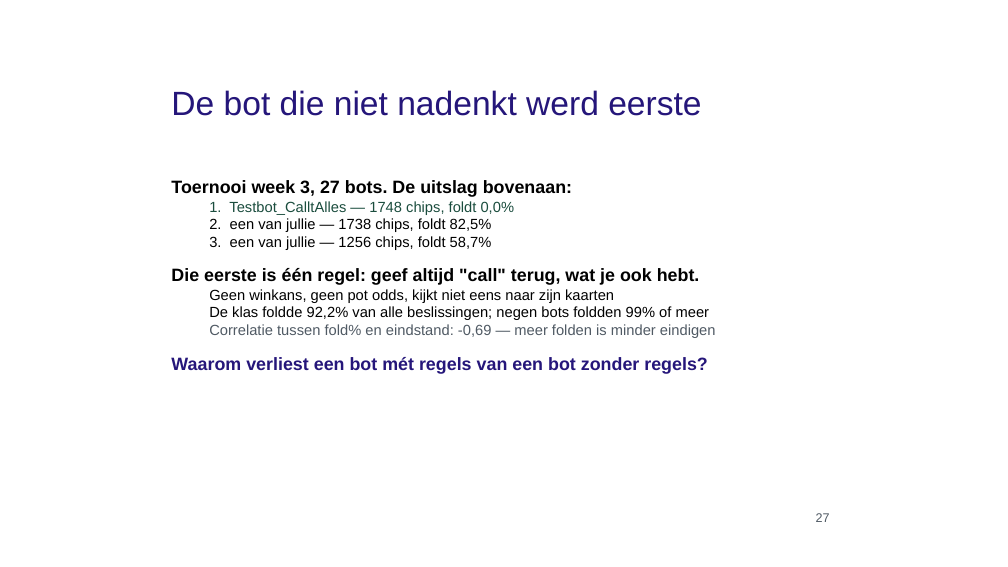
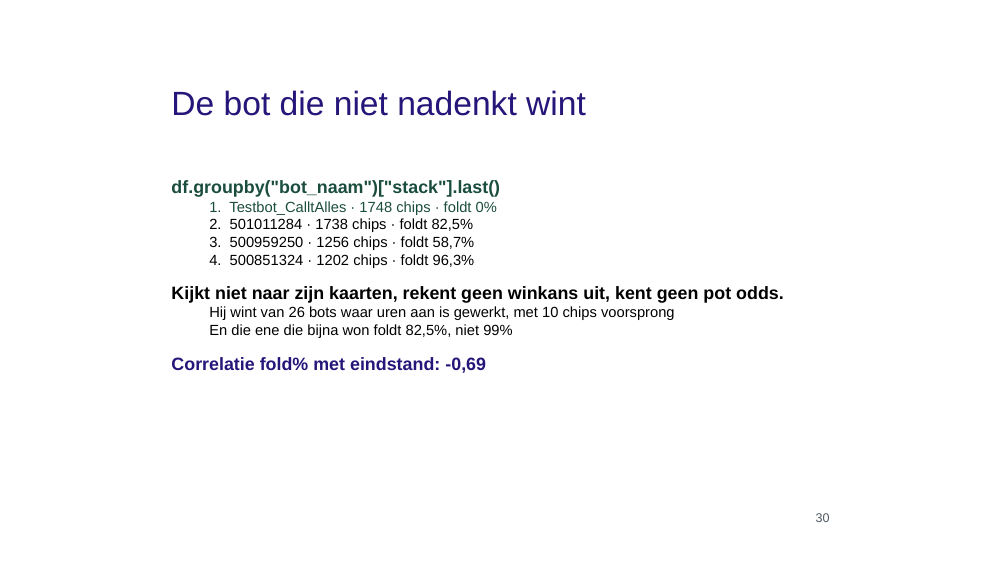
Before and after one commit to finturion/poker-analytics-challenge, a slide deck: slide 30 of powerpoints/hoorcollege/03_Exploring_Manipulating_Data_aangevuld.pptx (slide 27 before the commit). Drawn at 1008x567 pixels with LibreOffice and Linux fonts; fonts in the diff are those of the drawing; background and template pictures are left out. Boxes give left, top, right and bottom in pixels: in the first picture for what was removed or moved away, otherwise in the second. Text is boxed around its words. In the diff, an @@ line names an element or a change of style, - is before the commit and + after.

```diff
--- a/powerpoints/hoorcollege/03_Exploring_Manipulating_Data_aangevuld.pptx
+++ b/powerpoints/hoorcollege/03_Exploring_Manipulating_Data_aangevuld.pptx
@@ text at [171, 90, 586, 116]: text changed @@
-De bot die niet nadenkt werd eerste
+De bot die niet nadenkt wint
@@ text at [171, 180, 784, 373]: text changed @@
-Toernooi week 3, 27 bots. De uitslag bovenaan:
-  1. Testbot_CalltAlles — 1748 chips, foldt 0,0%
-  2. een van jullie — 1738 chips, foldt 82,5%
-  3. een van jullie — 1256 chips, foldt 58,7%
-Die eerste is één regel: geef altijd "call" terug, wat je ook hebt.
-  Geen winkans, geen pot odds, kijkt niet eens naar zijn kaarten
-  De klas foldde 92,2% van alle beslissingen; negen bots foldden 99% of meer
-  Correlatie tussen fold% en eindstand: -0,69 — meer folden is minder eindigen
-Waarom verliest een bot mét regels van een bot zonder regels?
+df.groupby("bot_naam")["stack"].last()
+  1. Testbot_CalltAlles · 1748 chips · foldt 0%
+  2. 501011284 · 1738 chips · foldt 82,5%
+  3. 500959250 · 1256 chips · foldt 58,7%
+  4. 500851324 · 1202 chips · foldt 96,3%
+Kijkt niet naar zijn kaarten, rekent geen winkans uit, kent geen pot odds.
+  Hij wint van 26 bots waar uren aan is gewerkt, met 10 chips voorsprong
+  En die ene die bijna won foldt 82,5%, niet 99%
+Correlatie fold% met eindstand: -0,69
@@ text at [816, 513, 830, 522]: text changed @@
-27
+30
```
Also in this commit, not shown: 6 other slides changed, 3 slides added, 5 other files.
